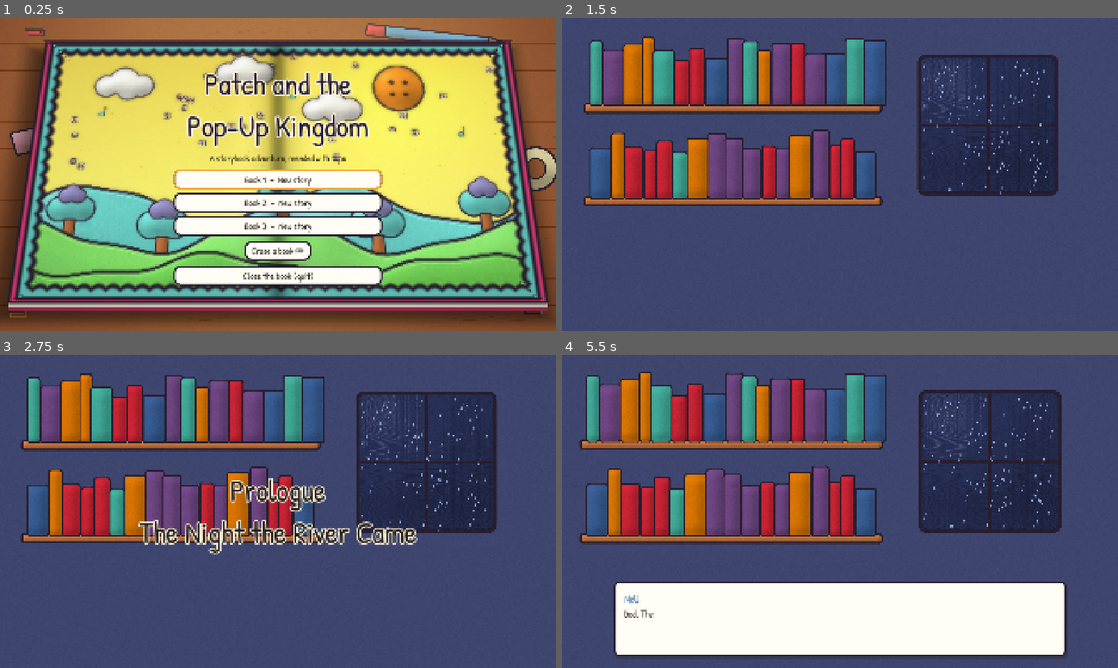
Above: before the commit, frames 1-4 (two rows, left to right).
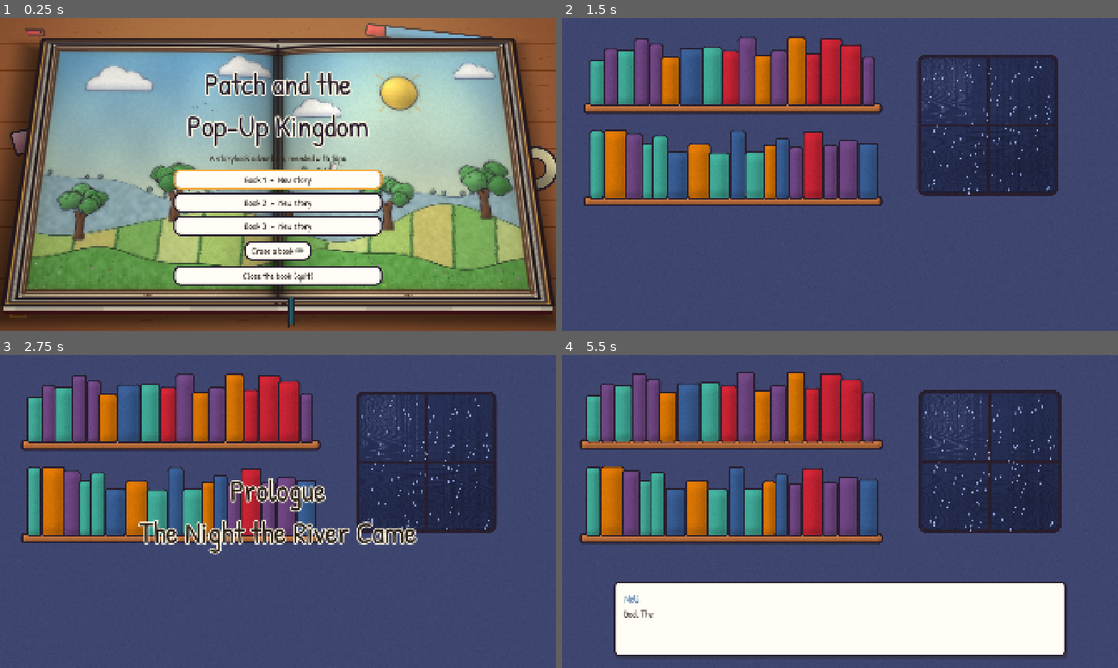
Above: after the commit, the same moments.

Repository: aharris291-hue/2ndsidescroller
Game: Godot game, scene res://scenes/ui/title_screen.tscn
Two runs of this game, one before a commit and one after it. Both use one fixed random seed, a clock stepped at 60 frames per second and the inputs below.
Inputs (mouse positions are in pixels of both pictures, inside the frame that each line leads up to):
- Up to frame 1 (0.25 s): no input
- Up to frame 2 (1.5 s): click "Book 1 - New story" at 0.5 s; tap Enter (ui_accept) at 1.25 s; move the mouse to (962, 158) at 1.27 s; hold D (move_right) from 1.28 s (still down); hold J (attack) from 1.28 s (still down); click (962, 158) at 1.42 s
- Up to frame 3 (2.75 s): tap Space (jump) at 1.52, 1.82 s; release D (move_right) at 2 s; release J (attack) at 2 s; drag from (166, 527) to (250, 574) at 2.02 s
- Up to frame 4 (5.5 s): move the mouse to (895, 442) at 2.77 s; hold D (move_right) 2.78-3.5 s; tap L (grapple) at 2.85 s; drag from (812, 574) to (673, 464) at 3.52 s; move the mouse to (1006, 558) at 4.27 s; hold A (move_left) 4.28-5 s; tap Shift at 4.35 s; tap Space (jump) at 4.52, 4.82 s; drag from (673, 464) to (756, 433) at 5.02 s

The runs differ from the first frame. In frame 1, 71% of the frame differs, in the area x 0-100%, y 5-100%; in frame 2, 18%; in frame 3, 17%; in frame 4, 18%.

Commit message:
Make the book look like a real hardcover with two separate pages
- Book shader: each page curves down into a deep spine crease, with its own
  printed double-rule frame, corner ornaments and a fleuron at the foot,
  aged paper fibre and shading; stacked page edges round the pages, a woven
  cloth cover with a gold rule, headbands and a ribbon bookmark
- More detailed page art (tools/art/page_art.py): soil with strata and
  stones, grass turf with blades and clover, flagstones, plank and
  boardwalk grain, rippling water, a leafy hedge, and a new Thistledown
  Meadow plate with layered hills, fields, hedgerows, trees and hatching

Co-Authored-By: Claude Opus 5.5 <noreply@anthropic.com>
Claude-Session: https://claude.ai/code/session_01RLJvChxJXFtXZQYtAWEzAU

Diff:
--- a/resources/shaders/book_frame.gdshader
+++ b/resources/shaders/book_frame.gdshader
@@ -1,21 +1,30 @@
 shader_type canvas_item;
-// Draws the game as an open pop-up book lying on a desk.
+// Draws the game as an open hardcover book lying on a desk.
 // Everything rendered below this layer (the page) is warped onto the book's
-// pages in perspective; around it we draw the book's cover, the edge of the
-// page block, a soft shadow and the desk.
+// two pages in perspective. Each page curves down into the spine, has its own
+// printed frame and paper shading, and the stacked edges of the other pages
+// show around it. Around the pages: a cloth-bound cover with a gold rule,
+// headbands at the spine, a ribbon bookmark, a soft shadow and the desk.
 
 uniform sampler2D screen_tex : hint_screen_texture, filter_linear_mipmap;
 uniform sampler2D desk_tex : source_color, filter_linear_mipmap;
-// Maps a screen position (0-1) to a page position (0-1 inside the pages).
+// Maps a screen position (0-1) to a page position (0-1 across both pages).
 uniform mat3 to_page;
 uniform float page_aspect = 1.7778;
 uniform float thickness = 0.03;
-uniform float cover_margin = 0.014;
-uniform float border_width = 0.03;
-uniform vec4 cover_color : source_color = vec4(0.86, 0.23, 0.45, 1.0);
-uniform vec4 border_color : source_color = vec4(0.38, 0.78, 0.74, 1.0);
-uniform vec4 pages_color : source_color = vec4(1.0, 0.97, 0.88, 1.0);
-uniform vec4 ink : source_color = vec4(0.16, 0.12, 0.18, 1.0);
+// How far the cover reaches past the pages, and how much of that is page edges.
+uniform float cover_margin = 0.024;
+uniform float stack_margin = 0.013;
+// How far each page's top edge sinks into the spine.
+uniform float spine_dip = 0.018;
+// The blank paper margin, and where the printed frame lines sit inside it.
+uniform float margin = 0.026;
+uniform vec4 cover_color : source_color = vec4(0.42, 0.11, 0.14, 1.0);
+uniform vec4 gold : source_color = vec4(0.86, 0.68, 0.32, 1.0);
+uniform vec4 paper : source_color = vec4(0.98, 0.94, 0.84, 1.0);
+uniform vec4 frame_ink : source_color = vec4(0.36, 0.22, 0.16, 1.0);
+uniform vec4 ribbon : source_color = vec4(0.16, 0.36, 0.42, 1.0);
+uniform vec4 ink : source_color = vec4(0.14, 0.10, 0.12, 1.0);
 
 vec2 page_uv(vec2 s) {
 	vec3 p = to_page * vec3(s, 1.0);
@@ -28,62 +37,159 @@
 	return max(d.x, d.y);
 }
 
+float hash(vec2 p) {
+	return fract(sin(dot(p, vec2(127.1, 311.7))) * 43758.5453);
+}
+
+float noise(vec2 p) {
+	vec2 i = floor(p);
+	vec2 f = fract(p);
+	f = f * f * (3.0 - 2.0 * f);
+	return mix(mix(hash(i), hash(i + vec2(1.0, 0.0)), f.x),
+		mix(hash(i + vec2(0.0, 1.0)), hash(i + vec2(1.0, 1.0)), f.x), f.y);
+}
+
+// A thin line of width w (in the same units as d), anti-aliased.
+float line(float d, float w) {
+	float aa = fwidth(d) * 1.2;
+	return 1.0 - smoothstep(w, w + aa, abs(d));
+}
+
+// 0 at the spine, 1 at the outer edge of either page.
+float from_spine(float x) {
+	return abs(x - 0.5) * 2.0;
+}
+
+// How far the page surface has sunk at this point (it curves down into the spine).
+float dip(float x) {
+	float u = from_spine(x);
+	return spine_dip * exp(-u * 9.0) + spine_dip * 0.25 * (1.0 - u);
+}
+
 void fragment() {
 	vec2 s = SCREEN_UV;
 	vec2 p = page_uv(s);
 	vec3 col = texture(desk_tex, UV).rgb;
+	float half_w = page_aspect * 0.5;
+	float spine_x = (p.x - 0.5) * page_aspect;
 
 	// Soft shadow of the book on the desk, cast down and to the left.
 	vec2 sp = page_uv(s + vec2(0.012, -0.04));
 	float sd = outside(sp, cover_margin);
-	col *= mix(0.5, 1.0, smoothstep(-0.01, 0.06, sd));
+	col *= mix(0.45, 1.0, smoothstep(-0.01, 0.07, sd));
 
 	float d_cover = outside(p, cover_margin);
-	float aa = fwidth(d_cover) * 1.5;
 
-	// The side of the book: page block on top, the cover underneath.
+	// The side of the book: page block on top, the cover boards underneath.
 	if (d_cover > 0.0) {
-		for (int k = 1; k <= 8; k++) {
-			float t = float(k) / 8.0;
+		for (int k = 1; k <= 10; k++) {
+			float t = float(k) / 10.0;
 			vec2 q = page_uv(s - vec2(0.0, thickness * t));
 			if (outside(q, cover_margin) <= 0.0) {
-				bool pages = t < 0.65;
-				vec3 side = pages ? pages_color.rgb * (0.82 + 0.12 * step(0.5, fract(t * 24.0))) : cover_color.rgb * 0.72;
+				bool pages = t < 0.7;
+				float leaf = 0.84 + 0.1 * step(0.5, fract(t * 40.0 + q.x * 3.0));
+				vec3 side = pages ? paper.rgb * leaf * 0.92 : cover_color.rgb * 0.62;
 				col = side;
 				break;
 			}
 		}
 	}
 
-	// The cover's lip around the pages.
+	// The cover: cloth-bound boards with a woven texture and a gold rule.
 	if (d_cover <= 0.0) {
-		col = cover_color.rgb;
+		vec2 c = vec2(p.x * page_aspect, p.y) * 900.0;
+		float weave = 0.5 * (sin(c.x) * 0.5 + 0.5) + 0.5 * (sin(c.y) * 0.5 + 0.5);
+		float mottled = noise(p * vec2(page_aspect, 1.0) * 60.0);
+		col = cover_color.rgb * (0.86 + 0.08 * weave + 0.12 * mottled);
+		col = mix(col, gold.rgb, line(d_cover + cover_margin * 0.3, 0.0012) * 0.9);
+		// Headbands: striped thread at the top and bottom of the spine.
+		if (abs(spine_x) < 0.03 && (p.y < 0.0 || p.y > 1.0)) {
+			float stripe = step(0.5, fract(spine_x * 140.0));
+			col = mix(vec3(0.75, 0.62, 0.36), vec3(0.32, 0.12, 0.12), stripe);
+		}
 	}
-	float d_page = outside(p, 0.0);
+
+	// The stacked edges of all the other pages, between the cover and the top page.
+	float d_stack = outside(p, stack_margin);
+	if (d_stack <= 0.0) {
+		vec2 edge_d = max(-p, p - 1.0);
+		float depth = max(edge_d.x * page_aspect, edge_d.y);
+		float leaf = step(0.5, fract(depth * 900.0));
+		col = paper.rgb * (0.78 + 0.1 * leaf) * mix(1.0, 0.8, depth / stack_margin);
+	}
+
+	// The two pages, each curving down into the spine.
+	vec2 q = vec2(p.x, (p.y - dip(p.x)) / (1.0 - dip(p.x)));
+	float d_page = outside(q, 0.0);
 	if (d_page <= 0.0) {
-		col = texture(screen_tex, p).rgb;
-		// Scalloped border printed around the edge of each page.
-		vec2 e2 = min(p, 1.0 - p) * vec2(page_aspect, 1.0);
-		float e = min(e2.x, e2.y);
-		float along = e2.x < e2.y ? p.y : p.x * page_aspect;
-		float scallop = border_width + 0.012 * abs(sin(along * 3.14159 / 0.05));
-		float bw = fwidth(e) * 1.5;
-		if (e < scallop) {
-			col = border_color.rgb;
+		col = texture(screen_tex, q).rgb;
+		vec2 m = vec2(min(q.x, 1.0 - q.x) * page_aspect, min(q.y, 1.0 - q.y));
+		float u = from_spine(q.x);
+		// Blank paper margin round the outside of each page, with a printed
+		// double-rule frame and little corner ornaments.
+		float outer = min(m.x, m.y);
+		if (outer < margin) {
+			col = paper.rgb;
 		}
-		col = mix(col, ink.rgb, 1.0 - smoothstep(0.0, bw * 2.0, abs(e - scallop)));
-		// The gutter where the two pages meet, and a gentle curl toward it.
-		float g = (p.x - 0.5) * page_aspect;
-		col *= 1.0 - 0.38 * exp(-pow(g / 0.03, 2.0));
-		col *= 1.0 - 0.10 * exp(-pow(g / 0.18, 2.0));
-		col += 0.05 * exp(-pow((abs(g) - 0.12) / 0.06, 2.0));
+		float rule = min(m.x, m.y);
+		float frame = max(line(rule - margin, 0.0016), line(rule - margin * 0.62, 0.0008));
+		// Inner rule beside the spine, in each page's own margin.
+		float sx = abs(spine_x);
+		if (m.y > margin * 0.6) {
+			frame = max(frame, line(sx - margin * 0.55, 0.0008));
+		}
+		// Corner ornaments: small diamonds where the frame lines meet.
+		vec2 corner = vec2(abs(abs(spine_x) - (half_w - margin * 0.8)), abs(m.y - margin * 0.8));
+		float diamond = corner.x + corner.y;
+		frame = max(frame, 1.0 - smoothstep(0.006, 0.006 + fwidth(diamond) * 1.2, diamond));
+		// A small fleuron at the foot of each page, where a page number would be.
+		vec2 foot = vec2(abs(sx - half_w * 0.5), abs(1.0 - q.y - margin * 0.55));
+		float fleuron = min(foot.x * 0.6 + foot.y, length(foot - vec2(0.012, 0.0)) * 2.0);
+		frame = max(frame, 1.0 - smoothstep(0.004, 0.004 + fwidth(fleuron) * 1.2, fleuron));
+		col = mix(col, frame_ink.rgb, frame * 0.85);
+
+		// Paper: fine fibres and slightly aged, warmer edges.
+		vec2 f = vec2(q.x * page_aspect, q.y);
+		float fibre = noise(f * 420.0) * 0.6 + noise(f * 90.0) * 0.4;
+		col *= 0.95 + 0.07 * fibre;
+		float age = smoothstep(0.08, 0.0, outer);
+		col = mix(col, col * vec3(0.92, 0.84, 0.70), age * 0.5);
+
+		// Light across each curved page: deep shadow in the spine, a soft
+		// highlight where the page rises, and a gentle fall-off to the outer edge.
+		col *= 1.0 - 0.52 * exp(-pow(u / 0.035, 2.0));
+		col *= 1.0 - 0.22 * exp(-pow(u / 0.16, 2.0));
+		col *= 1.0 + 0.06 * exp(-pow((u - 0.3) / 0.15, 2.0));
+		col *= 1.0 - 0.08 * smoothstep(0.75, 1.0, u);
+		// The page on the right sits a touch brighter; light comes from the right.
+		col *= q.x > 0.5 ? 1.02 : 0.97;
+	} else if (outside(p, 0.0) <= 0.0) {
+		// Where a page has sunk away at the spine, the leaves below show.
+		col = paper.rgb * 0.72;
 	}
-	// Ink outlines around the pages and the cover.
-	col = mix(col, ink.rgb, 1.0 - smoothstep(0.0, fwidth(d_page) * 2.0, abs(d_page)));
-	col = mix(col, ink.rgb, 1.0 - smoothstep(0.0, aa, abs(d_cover)));
+
+	// The spine crease: where the two separate pages meet.
+	col = mix(col, ink.rgb, line(spine_x, 0.0011) * step(0.0, p.y) * step(p.y, 1.0) * 0.9);
+
+	// Ink outlines: each page, the page block and the cover.
+	float page_edge = outside(q, 0.0);
+	col = mix(col, ink.rgb, line(page_edge, 0.0012) * step(-stack_margin, p.y));
+	col = mix(col, ink.rgb * 1.6, line(d_stack, 0.0008) * 0.8);
+	col = mix(col, ink.rgb, line(d_cover, 0.0016));
+
+	// A ribbon bookmark tucked in at the spine, hanging off the bottom of the book.
+	float rx = spine_x - 0.045;
+	float tail = p.y - 1.0;
+	// Its end is cut into a V notch.
+	float ribbon_end = 0.1 - (0.011 - abs(rx)) * 1.6;
+	if (abs(rx) < 0.011 && tail > 0.0 && tail < ribbon_end) {
+		float sheen = 0.85 + 0.25 * smoothstep(0.011, 0.0, abs(rx + 0.004));
+		col = ribbon.rgb * sheen;
+		col = mix(col, ink.rgb, line(abs(rx) - 0.011, 0.0008));
+	}
 
 	// Warm desk-lamp falloff toward the corners.
-	vec2 v = UV - vec2(0.5, 0.45);
-	col *= 1.0 - 0.25 * dot(v, v);
+	vec2 v = UV - vec2(0.55, 0.42);
+	col *= 1.0 - 0.3 * dot(v, v);
 	COLOR = vec4(col, 1.0);
 }
Binary file changed: assets/art/backgrounds/bg_bookshelf_night.png
Binary file changed: assets/art/backgrounds/bg_dad_table.png
Binary file changed: assets/art/backgrounds/bg_desk.png
Binary file changed: assets/art/backgrounds/bg_ribbon_stream.png
Binary file changed: assets/art/backgrounds/bg_thistledown.png
Binary file changed: assets/art/characters/millwheel_body.png
Binary file changed: assets/art/characters/millwheel_core.png
Binary file changed: assets/art/characters/millwheel_sails.png
Binary file changed: assets/art/props/stream_rock.png
Binary file changed: assets/art/props/tape.png
Binary file changed: assets/art/props/windmill.png
Binary file changed: assets/art/props/windmill_sails.png
(and 6 more such lines)
